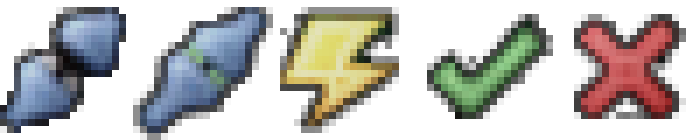
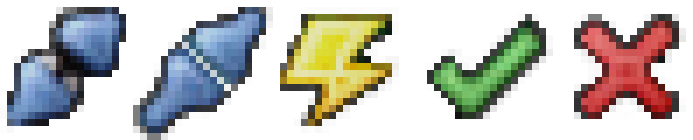
Layered file, before and after one edit (693×140). Changes by layer:
added layer "Ebene 2 Kopie" (hard light, 51%) above "Ebene 2" over (0, 7, 686, 140)
added layer "Ebene 2" above "Layer 1" over (0, 7, 686, 140)
hid "Layer 1" over (0, 7, 126, 133)
hid "Layer 2" over (133, 7, 273, 140)
hid "Layer 3" over (280, 7, 399, 133)
hid "Layer 4" over (427, 14, 553, 119)
hid "Layer 5" over (574, 14, 686, 119)
